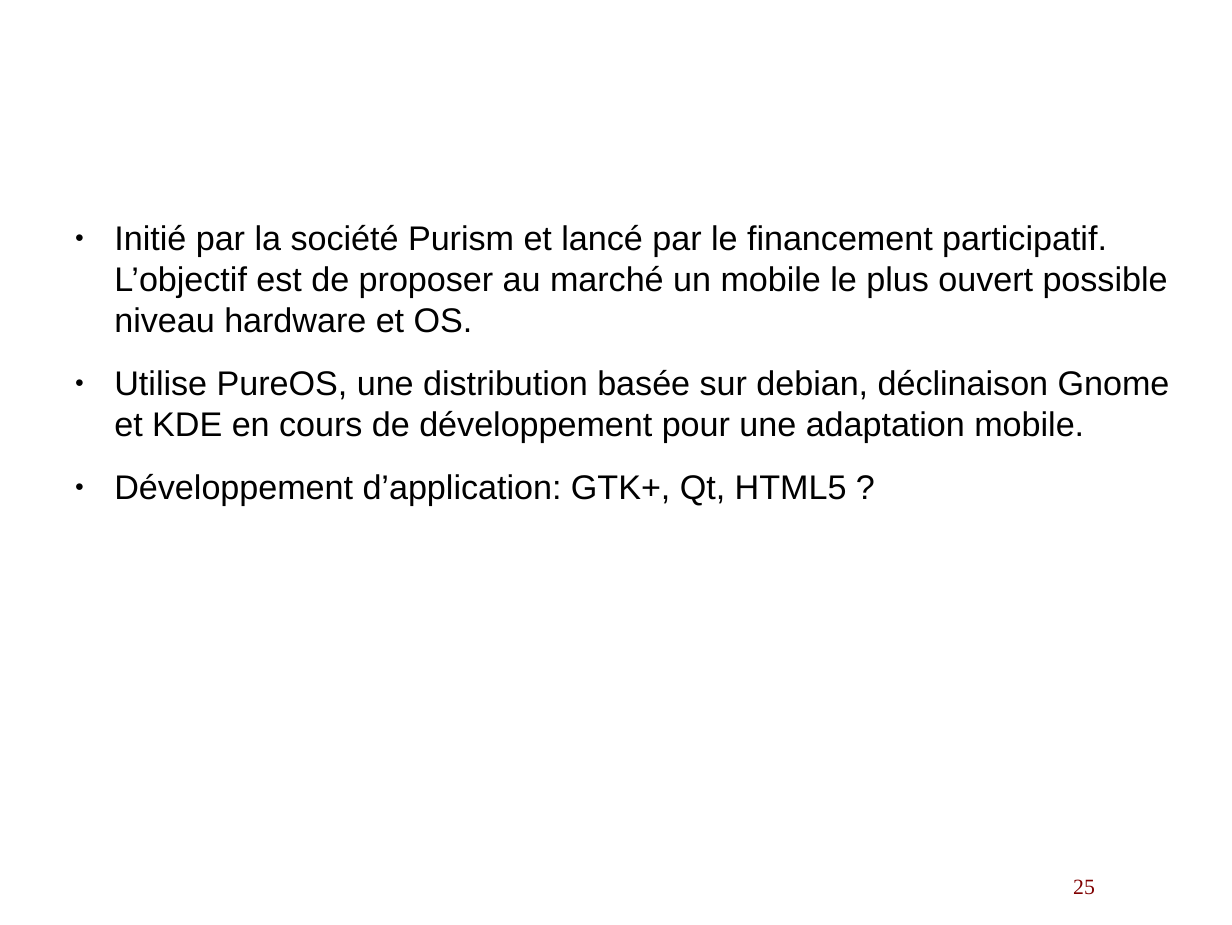
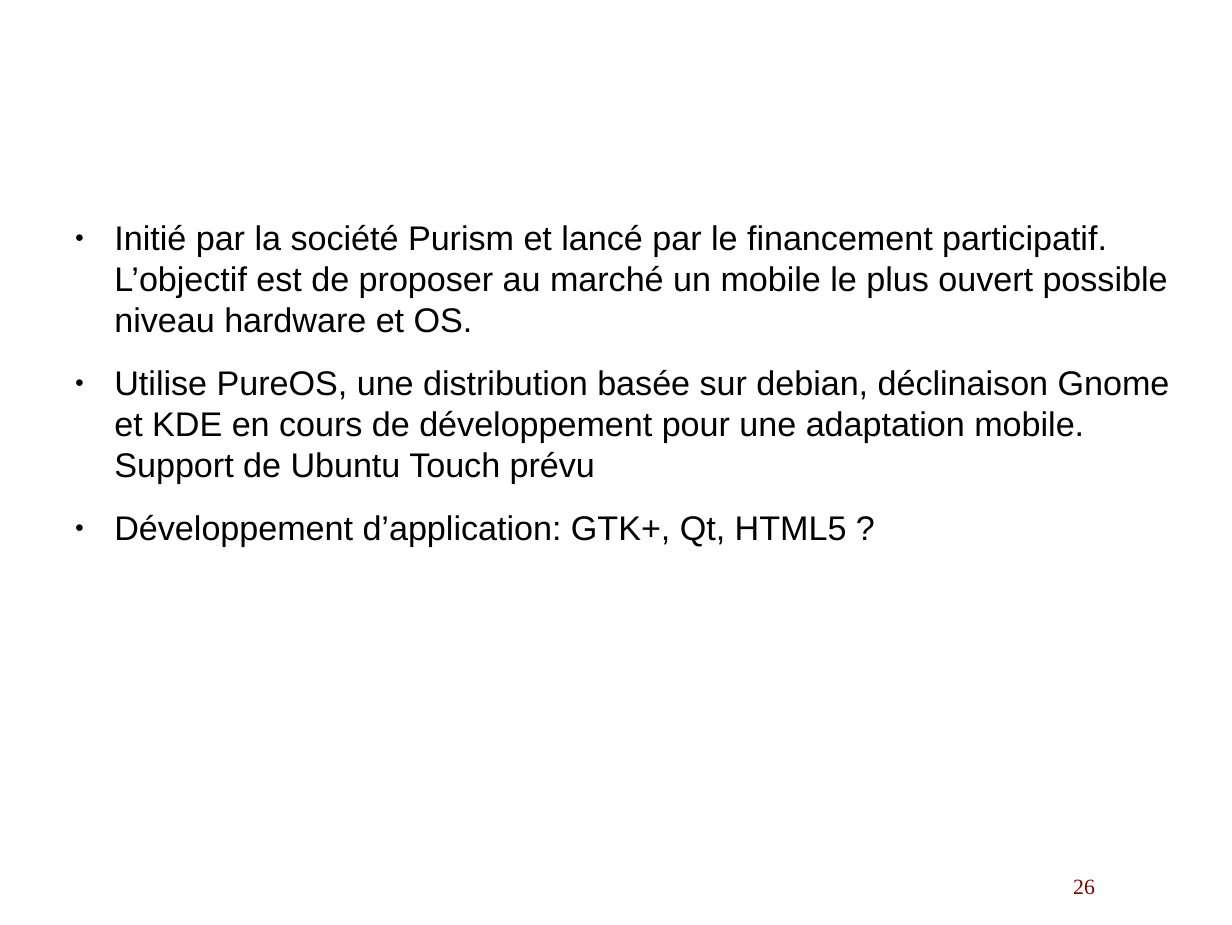
Before and after one commit to lduboeuf/ut-helloworld-py, a slide deck: slide 26 of osmobiles.odp (slide 25 before the commit). Drawn at 1232x925 pixels with LibreOffice and Linux fonts; fonts in the diff are those of the drawing; background and template pictures are left out. Boxes give left, top, right and bottom in pixels: in the first picture for what was removed or moved away, otherwise in the second. Text is boxed around its words. In the diff, an @@ line names an element or a change of style, - is before the commit and + after.

```diff
--- a/osmobiles.odp
+++ b/osmobiles.odp
@@ text at (114,370,1170,484): text changed @@
-● Utilise PureOS, une distribution basée sur debian, déclinaison Gnome et KDE en cours de développement pour une adaptation mobile.
+● Utilise PureOS, une distribution basée sur debian, déclinaison Gnome et KDE en cours de développement pour une adaptation mobile. Support de Ubuntu Touch prévu
@@ page number at (1073,879,1095,895): text changed @@
-25
+26
```
Also in this commit, not shown: 16 other slides changed, 2 slides added.
